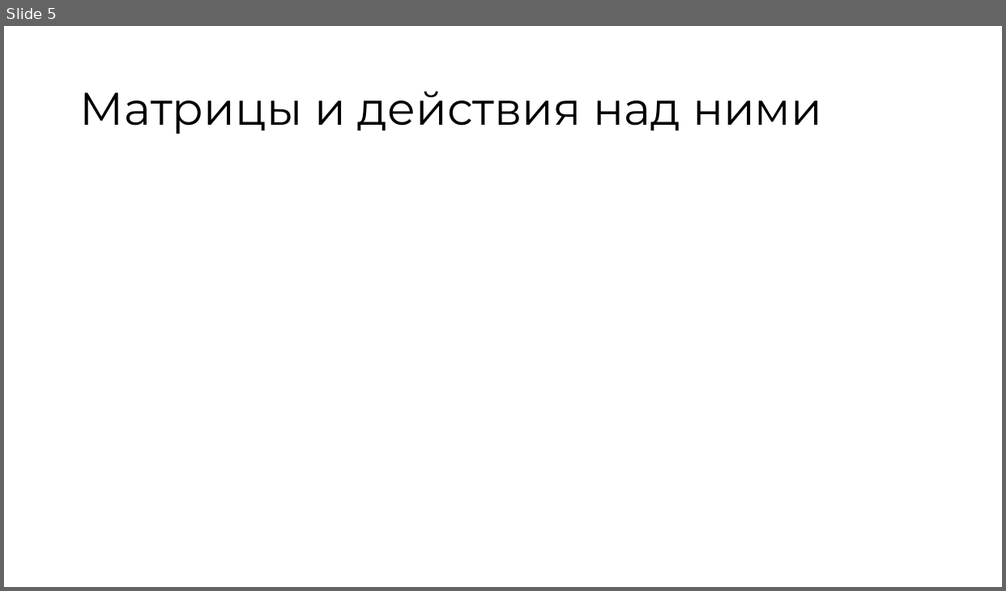
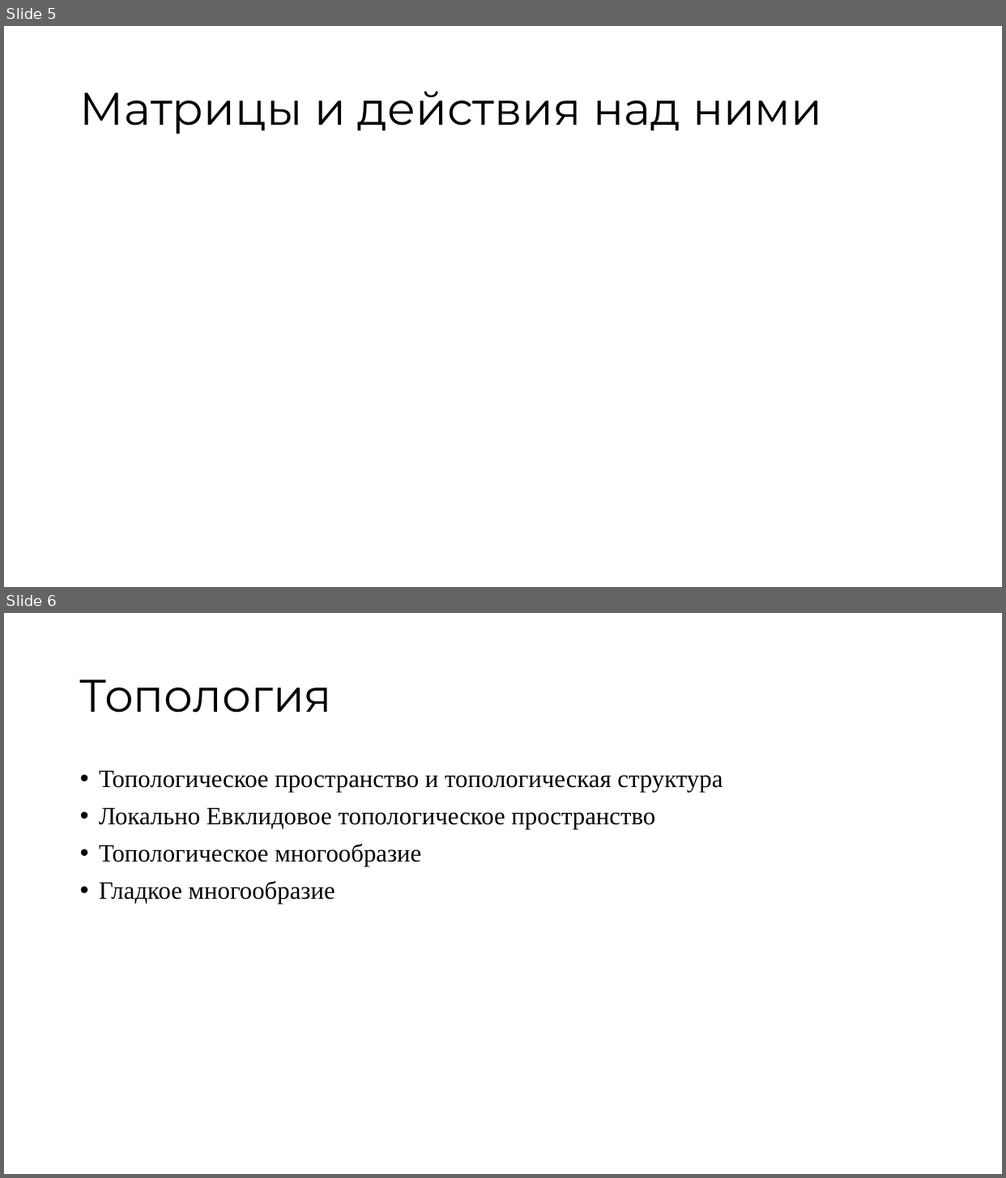
Before and after one commit to Zorinal/data-reduction, a slide deck: Методы редукции данных.pptx. Shown one above the other, each under a label of ours: slide 5 before the commit, slides 5 and 6 after it. The pictures are 1006x591 and 1006x1178 pixels, drawn with LibreOffice and Linux fonts; fonts in the diff are those of the drawing; grey boxes stand for pictures; background and template pictures are left out. Boxes give left, top, right and bottom in pixels: in the first picture for what was removed or moved away, otherwise in the second. Text is boxed around its words. In the diff, an @@ line names an element or a change of style, - is before the commit and + after.

```diff
--- a/Методы редукции данных.pptx
+++ b/Методы редукции данных.pptx
@@ slide 6 added at (x1=4, y1=613, x2=1002, y2=1174), background picture (left out) @@
@@ title added at (x1=80, y1=679, x2=332, y2=713), 44 pt, text #000000 @@
+Топология
@@ text added at (x1=99, y1=770, x2=722, y2=905), 24 pt, text #000000 @@
+• Топологическое пространство и топологическая структура
+• Локально Евклидовое топологическое пространство
+• Топологическое многообразие
+• Гладкое многообразие
```
Also in this commit, not shown: 1 slide changed, 2 other slides added, 2 slides removed.
